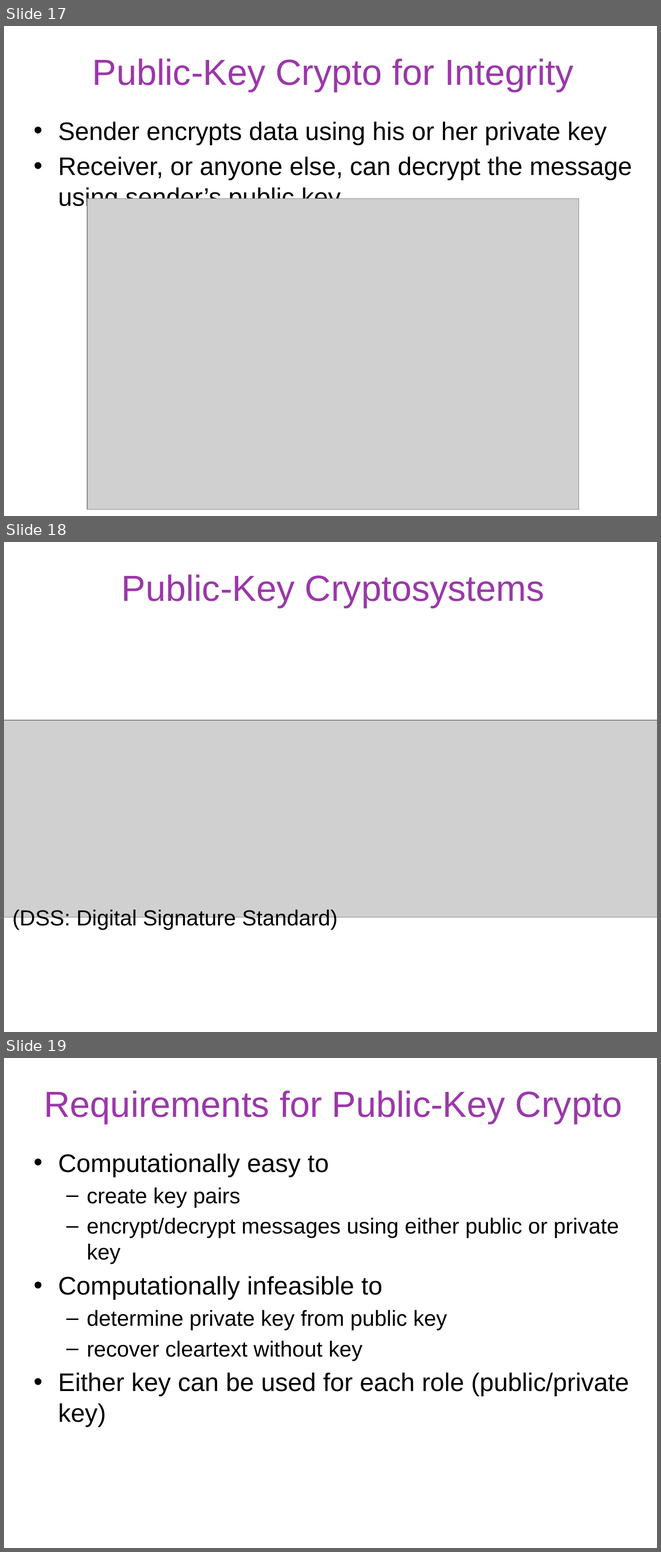
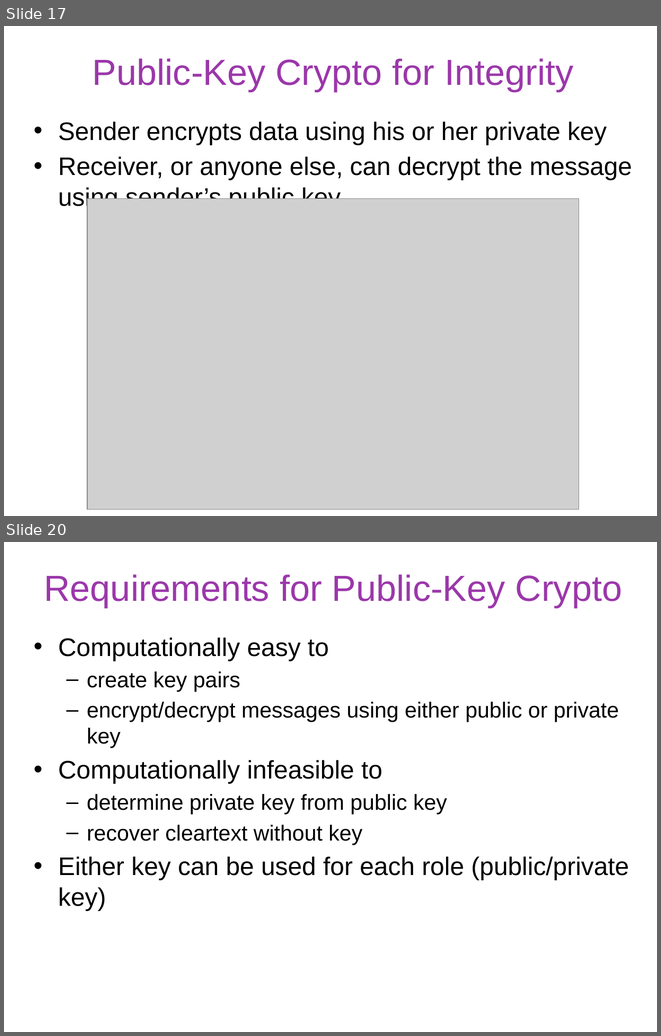
Before and after one commit to gulaoshi/gu.github.io, a slide deck: InfoSec/PPTs/L2-CH02-Cryptograpic Tools.pptx. Shown one above the other, each under a label of ours: slides 17, 18 and 19 before the commit, slides 17 and 20 after it; the slides between them are not shown. The pictures are 661x1552 and 661x1036 pixels, drawn with LibreOffice and Linux fonts; fonts in the diff are those of the drawing; grey boxes stand for pictures. Boxes give left, top, right and bottom in pixels: in the first picture for what was removed or moved away, otherwise in the second. Text is boxed around its words. In the diff, an @@ line names an element or a change of style, - is before the commit and + after.

```diff
--- a/InfoSec/PPTs/L2-CH02-Cryptograpic Tools.pptx
+++ b/InfoSec/PPTs/L2-CH02-Cryptograpic Tools.pptx
@@ slide 18 removed at bbox=[4, 542, 657, 1032], background #FFFFFF @@
@@ title removed at bbox=[122, 574, 545, 607] @@
-Public-Key Cryptosystems
@@ picture removed at bbox=[4, 720, 657, 917] @@
@@ text removed at bbox=[12, 909, 337, 929] @@
-(DSS: Digital Signature Standard)
@@ what was slide 19 is now slide 20 @@
```
Also in this commit, not shown: 2 slides changed, 3 slides added, 2 other files.
